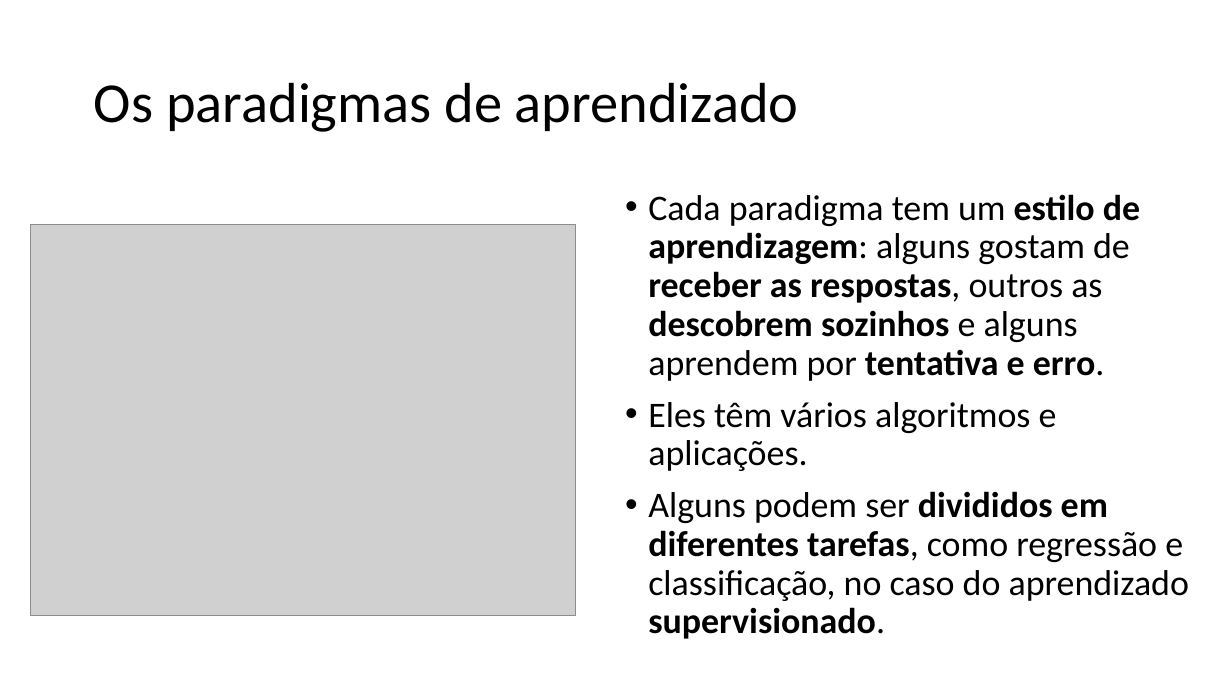
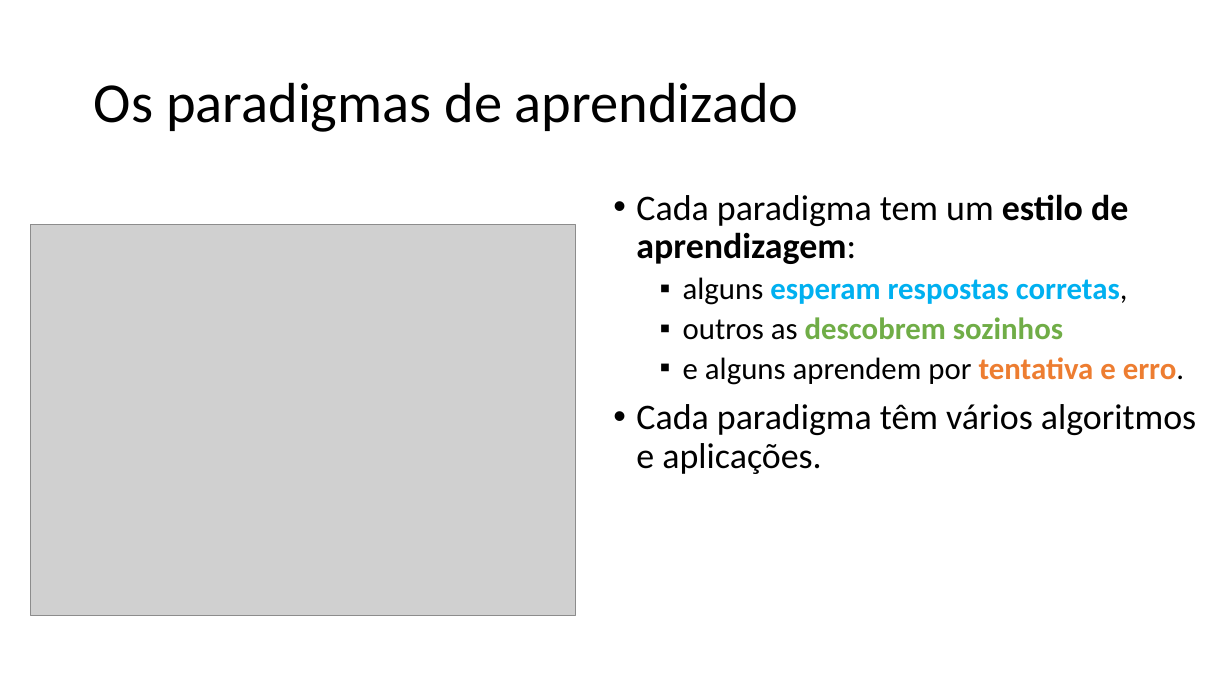
Before and after one commit to zz4fap/c24_inteligencia_artificial, a slide deck: slide 15 of slides/C24_Paradigmas.pptx. Drawn at 1232x693 pixels with LibreOffice and Linux fonts; fonts in the diff are those of the drawing; grey boxes stand for pictures. Boxes give left, top, right and bottom in pixels: in the first picture for what was removed or moved away, otherwise in the second. Text is boxed around its words. In the diff, an @@ line names an element or a change of style, - is before the commit and + after.

Commit message:
new slides

```diff
--- a/slides/C24_Paradigmas.pptx
+++ b/slides/C24_Paradigmas.pptx
@@ text at bbox=[636, 194, 1196, 474]: text changed; size 28 to 24 pt @@
-• Cada paradigma tem um estilo de aprendizagem: alguns gostam de receber as respostas, outros as descobrem sozinhos e alguns aprendem por tentativa e erro.
-• Eles têm vários algoritmos e aplicações.
-• Alguns podem ser divididos em diferentes tarefas, como regressão e classificação, no caso do aprendizado supervisionado.
+• Cada paradigma tem um estilo de aprendizagem:
+  ▪ alguns esperam respostas corretas,
+  ▪ outros as descobrem sozinhos
+  ▪ e alguns aprendem por tentativa e erro.
+• Cada paradigma têm vários algoritmos e aplicações.
```
Also in this commit, not shown: 11 other slides changed, 1 slide added.
